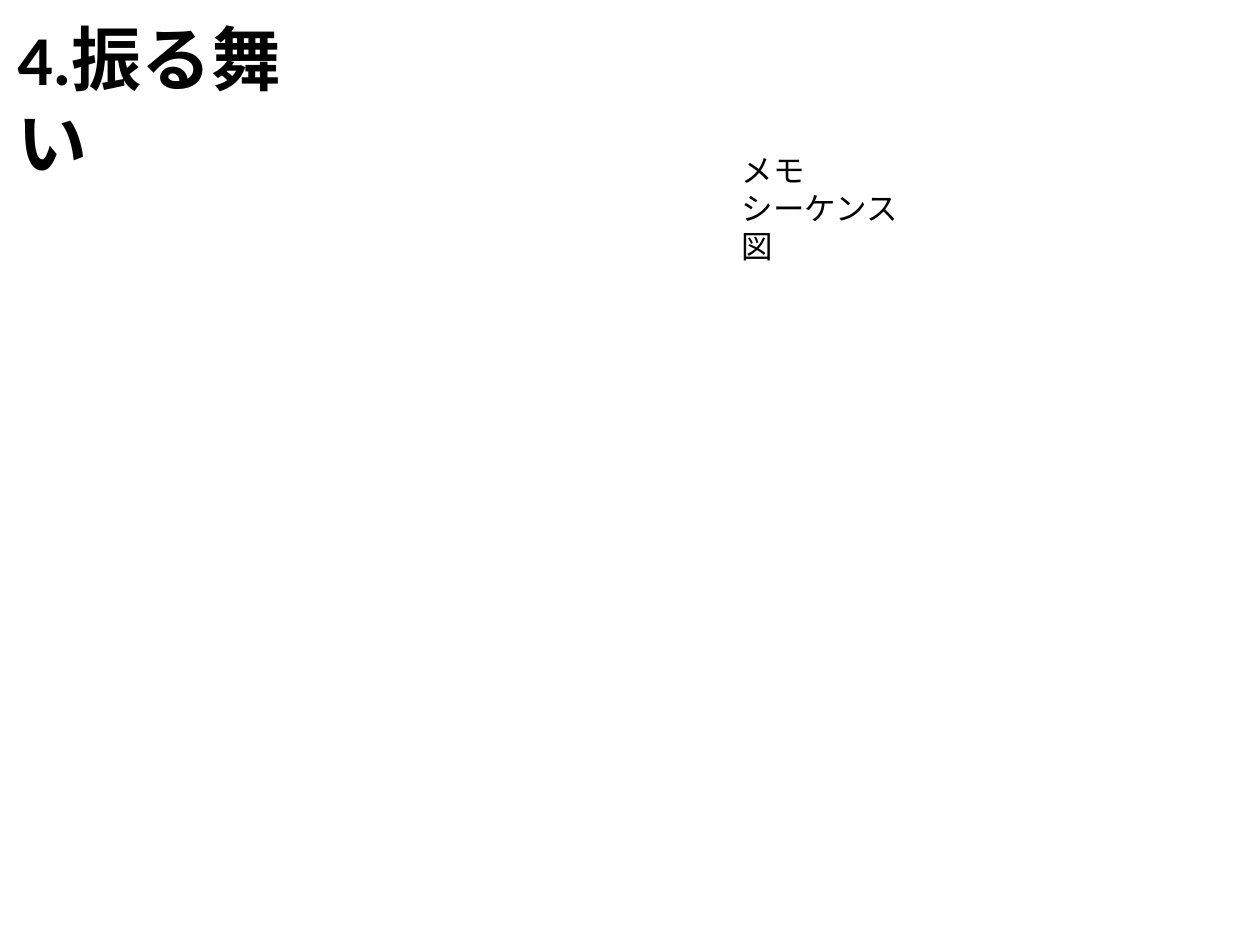
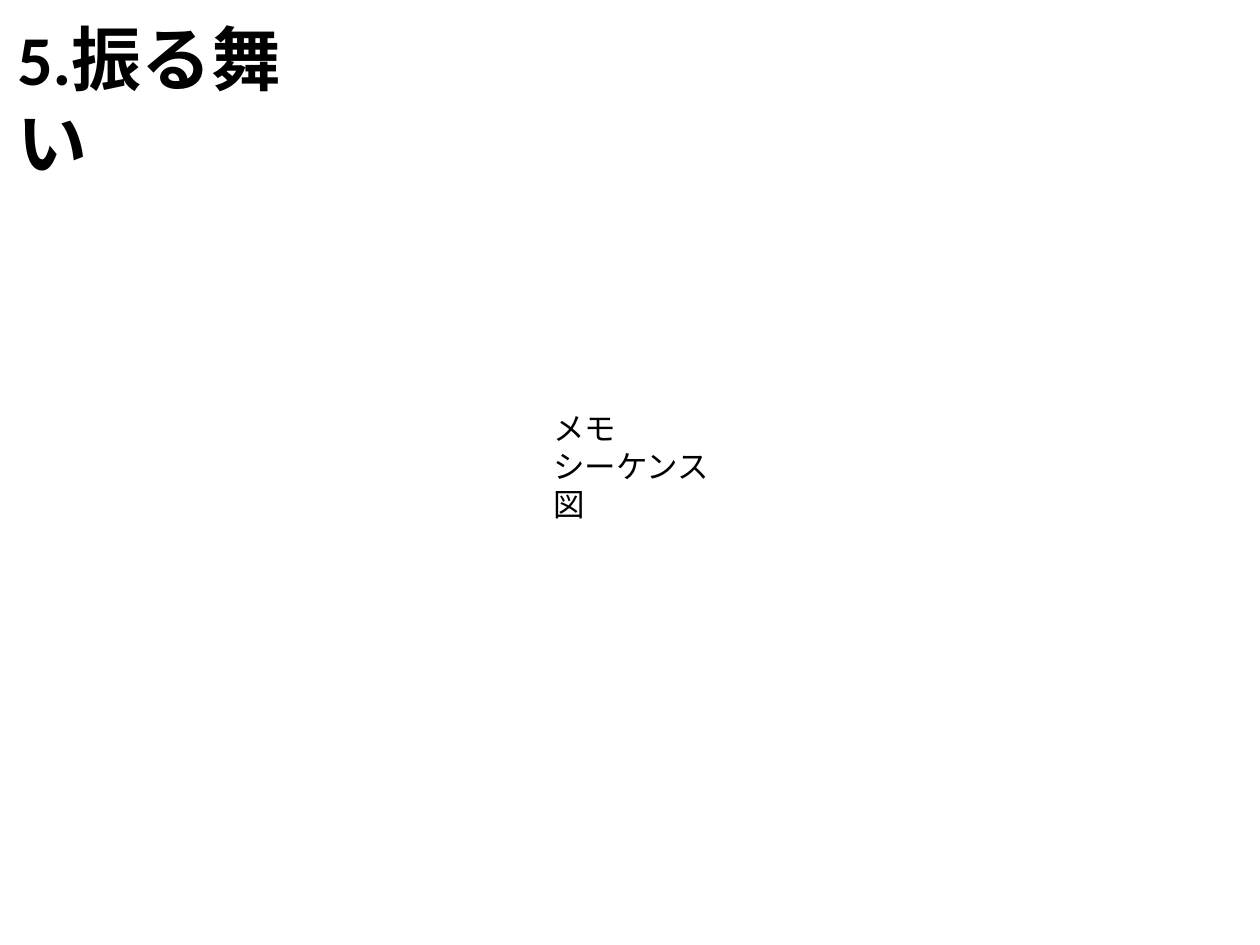
Before and after one commit to robokon/Doc, a slide deck: slide 5 of 1.設計書/ルックアップゲート/nambu_work/モデル図.pptx. Drawn at 1260x945 pixels with LibreOffice and Linux fonts; fonts in the diff are those of the drawing. Boxes give left, top, right and bottom in pixels: in the first picture for what was removed or moved away, otherwise in the second. Text is boxed around its words. In the diff, an @@ line names an element or a change of style, - is before the commit and + after.

```diff
--- a/1.設計書/ルックアップゲート/nambu_work/モデル図.pptx
+++ b/1.設計書/ルックアップゲート/nambu_work/モデル図.pptx
@@ text at box(17, 27, 281, 171): text changed @@
-4.振る舞い
+5.振る舞い
@@ text "メモ": place and size @@
-text "メモ" at box(742, 158, 898, 261)
+text "メモ" at box(553, 416, 709, 519)
```
Also in this commit, not shown: 4 other slides changed.
